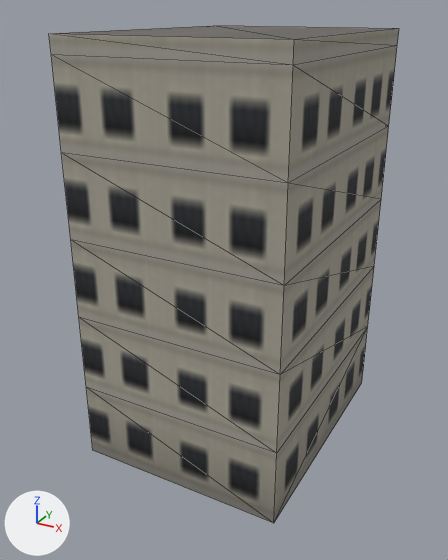
Renders of the glTF model assets/coronado_kit/modular/examples_renamed/twr_office/mod_twr_office_far.glb from each side of a commit.
The view is the same before and after, from a 50 mm camera at (20.7, -40.3, 32.6) aimed at (-0.3, -2.1, 13.6). The lights are fixed; the arrows at lower left show +X, +Y and +Z. The older version comes first. Mesh edges are drawn as thin lines. Vertices at exactly the same position are counted once.

In view in the first picture: 'mod_twr_office_far'.
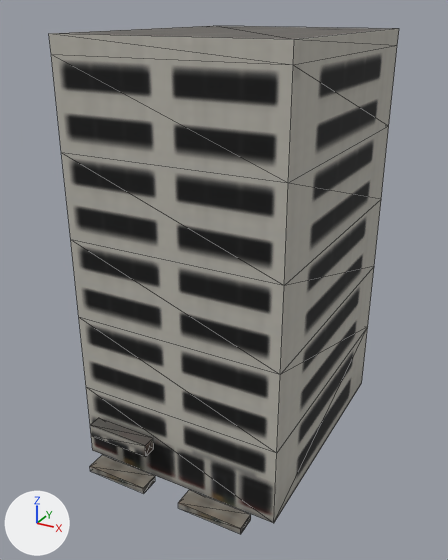
What changed in the scene script:
```text
Add img_bld_lod_color_b_png:
    img_bld_lod_color_b_png = load_image('bld_lod_color_b.png', '../../../textures/bld_lod_color_b.png', 1024, 1024, 'sRGB')
Change mat_bld_far:
    where n0 = _N.new('ShaderNodeBsdfPrincipled'); n0.name = 'Principled BSDF'
    n0.inputs[2].default_value: 0.9 -> 0.85  # 'Roughness'
    where n4 = _N.new('ShaderNodeTexImage'); n4.name = 'Image Texture'
    n4.image: img_far_color_png -> img_bld_lod_color_b_png
    add n4.extension = 'EXTEND'
Change me_mod_twr_office_far:
    used by ob_mod_twr_office_far; location = (0.0, 0.0, 0.0)
    remove me_mod_twr_office_far.from_pydata(...)  # 28 vertices, 50 faces; spans x -8.0..8.0, y -10.0..10.0, z 0.0..31.2
    add me_mod_twr_office_far.from_pydata(...)  # 52 vertices, 80 faces; spans x -8.0..8.0, y -12.0..10.0, z 0.0..31.2
    me_mod_twr_office_far part 1
    12 vertices are added at x -6.6..1.4, y -12.0..-10.5, z 0.0..4.0
    12 new vertices lie (5.0, 0.0, 0.0) away from vertices in x -6.6..1.4, y -12.0..-10.5, z 0.0..4.0
    30 new faces join them
    me_mod_twr_office_far part 2: 50 kept faces spanning x -8.0..8.0, y -10.0..10.0, z 0.0..31.2 get new texture (UV) coordinates
    me_mod_twr_office_far part 3: 48 kept faces spanning x -8.0..8.0, y -10.0..10.0, z 0.0..31.2 get new vertex colours; the middle colour goes from white #eaeae7 to white #ffffff
```

Changed parts and their boxes (x1, y1, x2, y2) in the pictures (448 x 560 px):
'mod_twr_office_far', surface changed, reshaped: before (49, 26, 399, 523); after (49, 26, 399, 534)
part 1 of me_mod_twr_office_far, added: after (90, 418, 251, 534)
part 2 of me_mod_twr_office_far, surface changed: (49, 26, 399, 522) in both
part 3 of me_mod_twr_office_far, recoloured: (49, 29, 399, 522) in both
